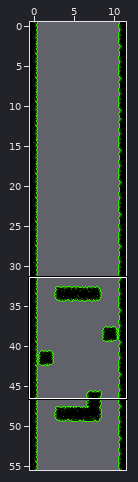
One commit to this Tiled map: tiled/tmx/green/green_first.tmx. Above: a wide view before the commit, with the close-up outlined.
Close-up. Before the commit:
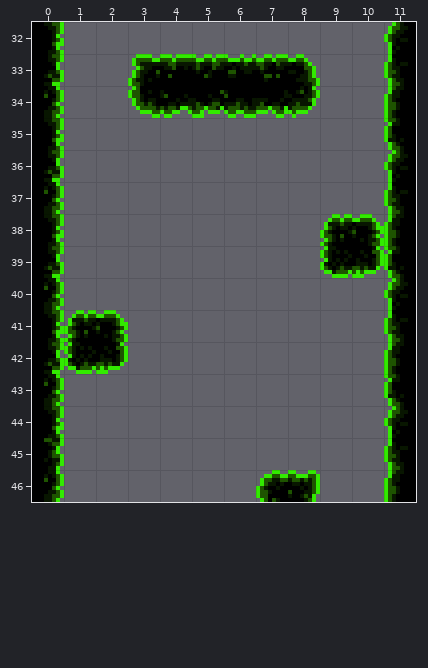
Cells are 8x8 px. Shown: x 0..11, y 32..46.
The same view after the edit:
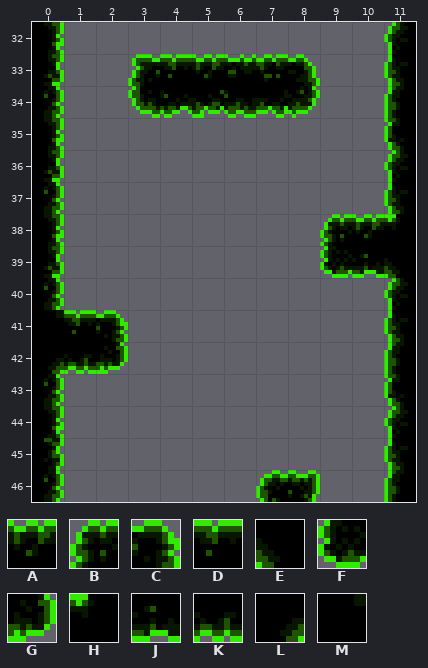
Key: from "tiles_green": A 2, B 8, C 9, D 13, E 22, F 26, G 27, H 76, J 91, K 93, L 103, M 157.
_ is an empty cell, . an unchanged one.
Change:
--- layer "Tile Layer 1"
@@ x 10..11 @@
-38 C_
-39 G_
+38 AH
+39 JE
@@ x 0..1 @@
-41 _B
-42 _F
+41 MD
+42 LK
